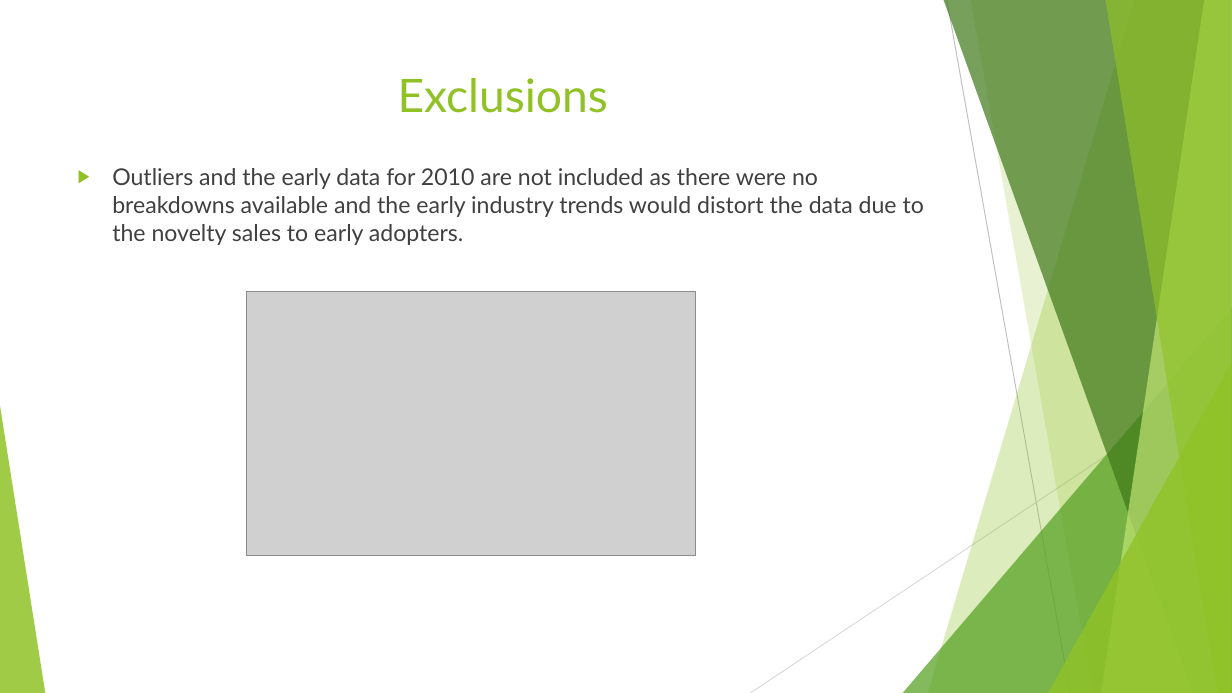
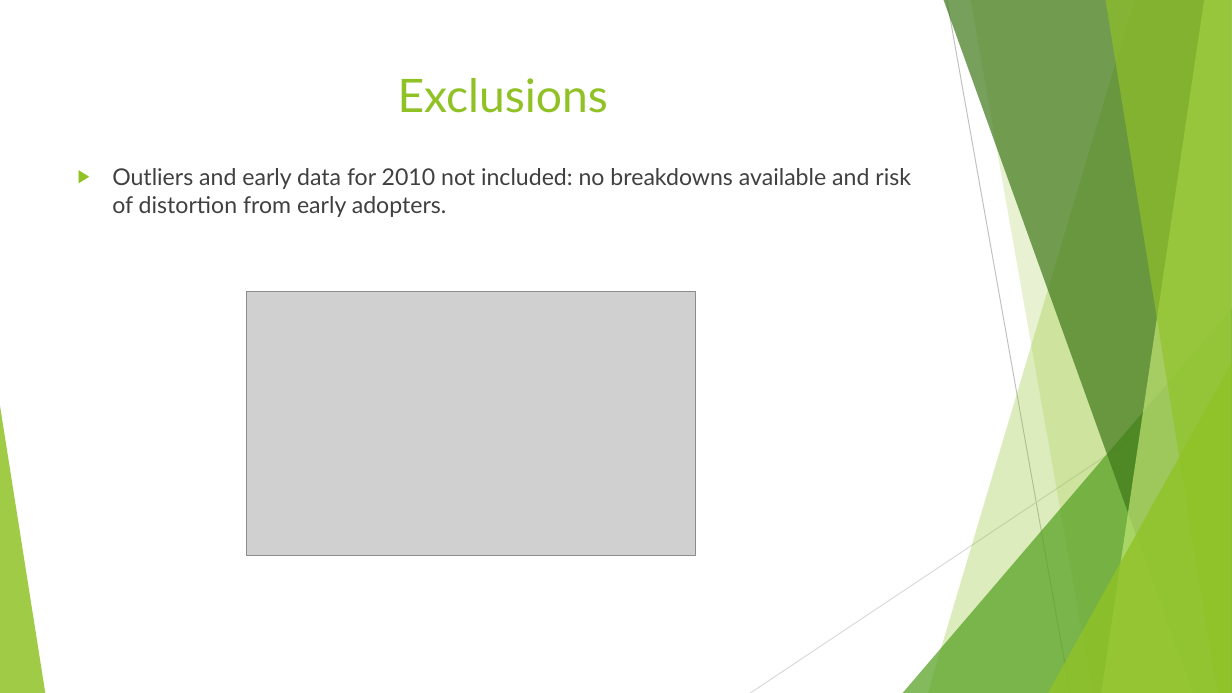
Before and after one commit to sonamgupta1105/Tesla_Analytics, a slide deck: slide 16 of finalPptTesla.pptx. Drawn at 1232x693 pixels with LibreOffice and Linux fonts; fonts in the diff are those of the drawing; grey boxes stand for pictures. Boxes give left, top, right and bottom in pixels: in the first picture for what was removed or moved away, otherwise in the second. Text is boxed around its words. In the diff, an @@ line names an element or a change of style, - is before the commit and + after.

```diff
--- a/finalPptTesla.pptx
+++ b/finalPptTesla.pptx
@@ text at box(112, 168, 911, 217): text changed @@
-▶ Outliers and the early data for 2010 are not included as there were no breakdowns available and the early industry trends would distort the data due to the novelty sales to early adopters.
+▶ Outliers and early data for 2010 not included: no breakdowns available and risk of distortion from early adopters.
```
Also in this commit, not shown: 14 other slides changed.
